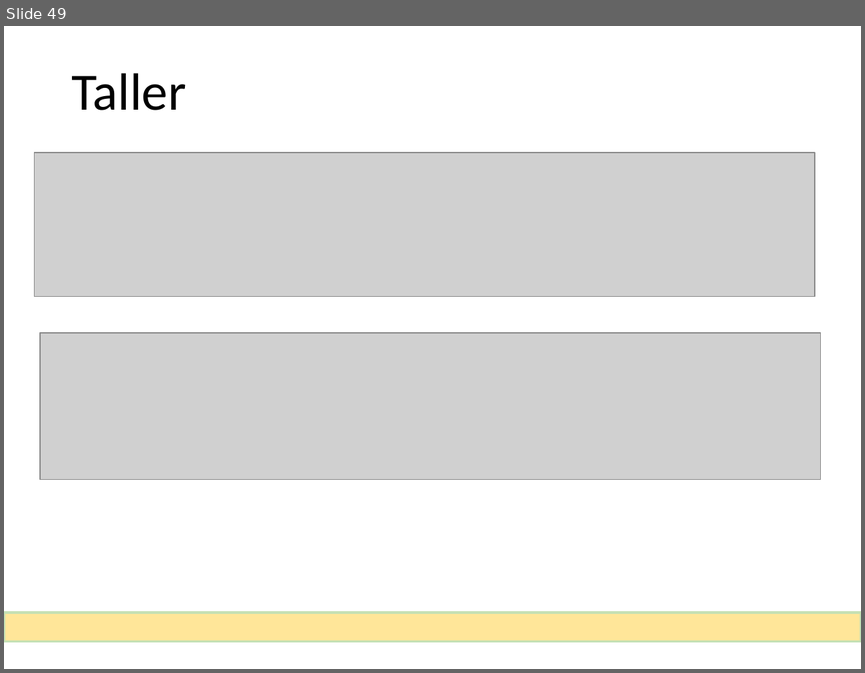
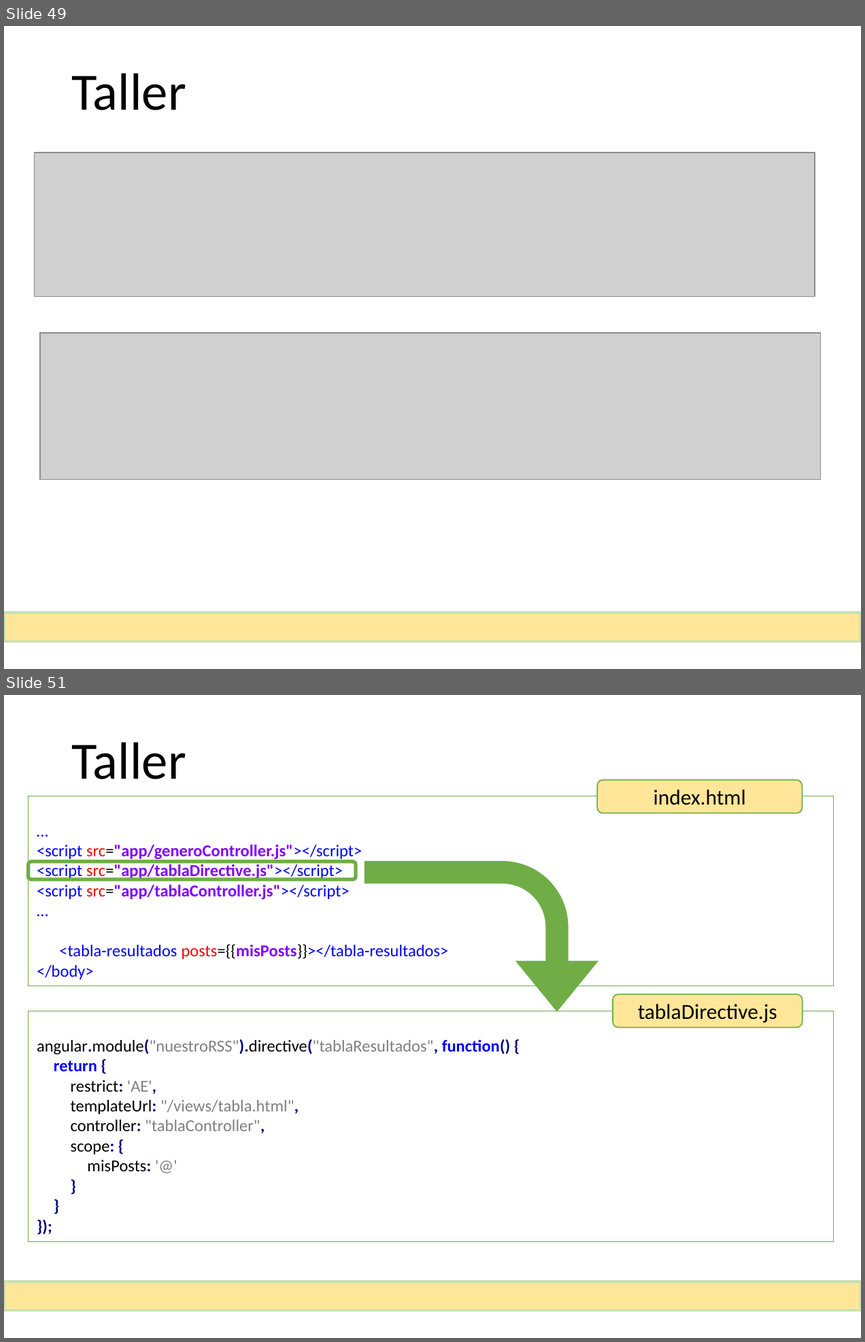
Before and after one commit to MarcosGinel/rss, a slide deck: documentacion/Taller de AngularJS.pptx. Shown one above the other, each under a label of ours: slide 49 before the commit, slides 49 and 51 after it; the slides between them are not shown. The pictures are 865x673 and 865x1342 pixels, drawn with LibreOffice and Linux fonts; fonts in the diff are those of the drawing; grey boxes stand for pictures. Boxes give left, top, right and bottom in pixels: in the first picture for what was removed or moved away, otherwise in the second. Text is boxed around its words. In the diff, an @@ line names an element or a change of style, - is before the commit and + after.

Commit message:
Proyecto completo, falta sólo la teoría de AngularJS

```diff
--- a/documentacion/Taller de AngularJS.pptx
+++ b/documentacion/Taller de AngularJS.pptx
@@ slide 51 added at [4,695,861,1338], background #FFFFFF @@
@@ title added at [71,742,186,779], 44 pt, text #000000 @@
+Taller
@@ rectangle added at [28,795,834,985], fill #FFFFFF, outline #70AD47 0.75 pt, 14 pt, text #0000FF @@
+…
+<script src="app/generoController.js"></script>
+<script src="app/tablaDirective.js"></script>
+<script src="app/tablaController.js"></script>
+…
+<tabla-resultados posts={{misPosts}}></tabla-resultados>
+</body>
@@ rounded rectangle added at [597,780,802,813], fill #FFE699, outline #70AD47 1 pt, 18 pt, text #000000 @@
+index.html
@@ rounded rectangle added at [28,861,356,879], outline #70AD47 3 pt @@
@@ bent arrow added at [365,862,598,1011], fill #70AD47, outline #70AD47 1 pt @@
@@ rounded rectangle added at [613,994,802,1028], fill #FFE699, outline #70AD47 1 pt, 18 pt, text #000000 @@
+tablaDirective.js
@@ rectangle added at [28,1011,834,1241], fill #FFFFFF, outline #70AD47 0.75 pt, 14 pt, text #808080 @@
+angular.module("nuestroRSS").directive("tablaResultados", function() {
+return {
+restrict: 'AE',
+templateUrl: "/views/tabla.html",
+controller: "tablaController",
+scope: {
+misPosts: '@'
+}
+}
+});
@@ rectangle added at [4,1281,860,1310], fill #FFE699, outline #C5E0B4 2.25 pt @@
```
Also in this commit, not shown: 9 other slides added, 5 other files.
